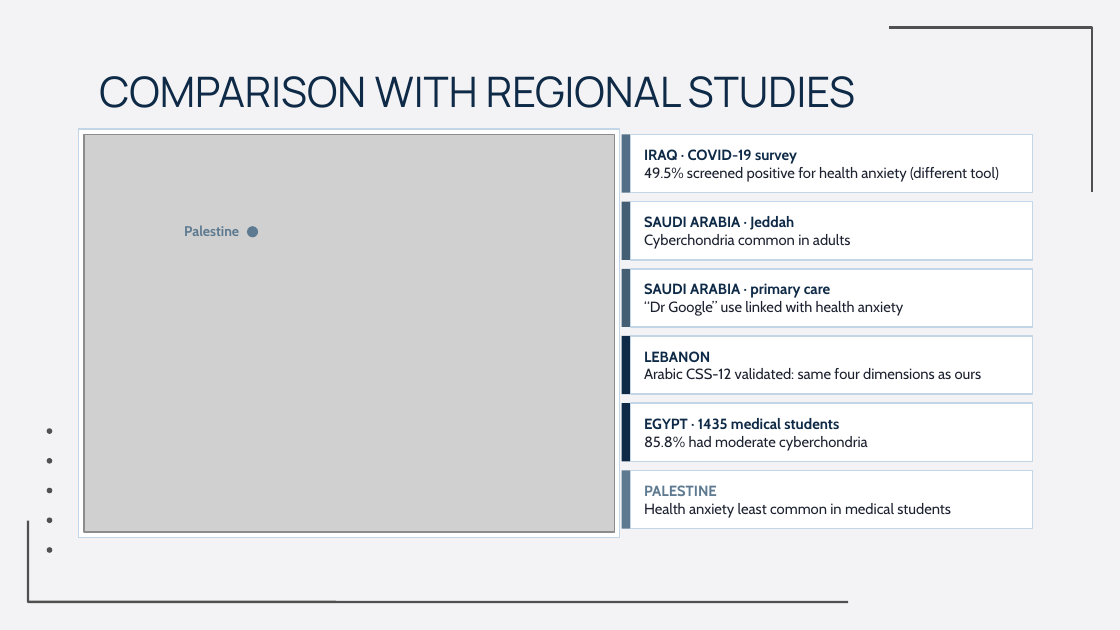
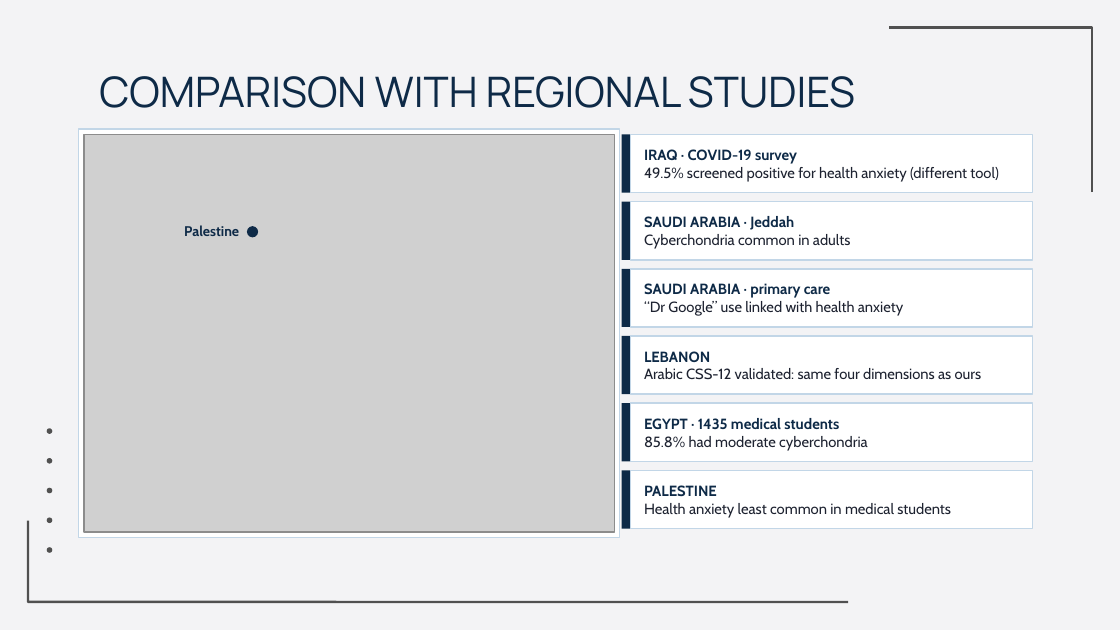
Before and after one commit to Yaseen279/History-Exam, a slide deck: slide 23 of research/output/study/slides/Defence_Final.pptx. Drawn at 1120x630 pixels with LibreOffice and Linux fonts; fonts in the diff are those of the drawing; grey boxes stand for pictures; background and template pictures are left out. Boxes give left, top, right and bottom in pixels: in the first picture for what was removed or moved away, otherwise in the second. Text is boxed around its words. In the diff, an @@ line names an element or a change of style, - is before the commit and + after.

```diff
--- a/research/output/study/slides/Defence_Final.pptx
+++ b/research/output/study/slides/Defence_Final.pptx
@@ rectangle at <box>622,134,631,193</box>: fill #536F88 to #0E2A47 @@
@@ rectangle at <box>622,202,631,260</box>: fill #445F73 to #0E2A47 @@
@@ text "Palestine" at <box>184,225,239,236</box>: text colour #5E7A90 to #0E2A47 @@
@@ ellipse at <box>248,226,259,237</box>: fill #5E7A90 to #0E2A47 @@
@@ rectangle at <box>622,269,631,327</box>: fill #445F73 to #0E2A47 @@
@@ rectangle at <box>622,470,631,529</box>: fill #5E7A90 to #0E2A47 @@
@@ text at <box>644,485,717,497</box>: text colour #5E7A90 to #0E2A47 in "PALESTINE" @@
```
Also in this commit, not shown: 12 other slides changed, 1 slide added, 4 other files.
